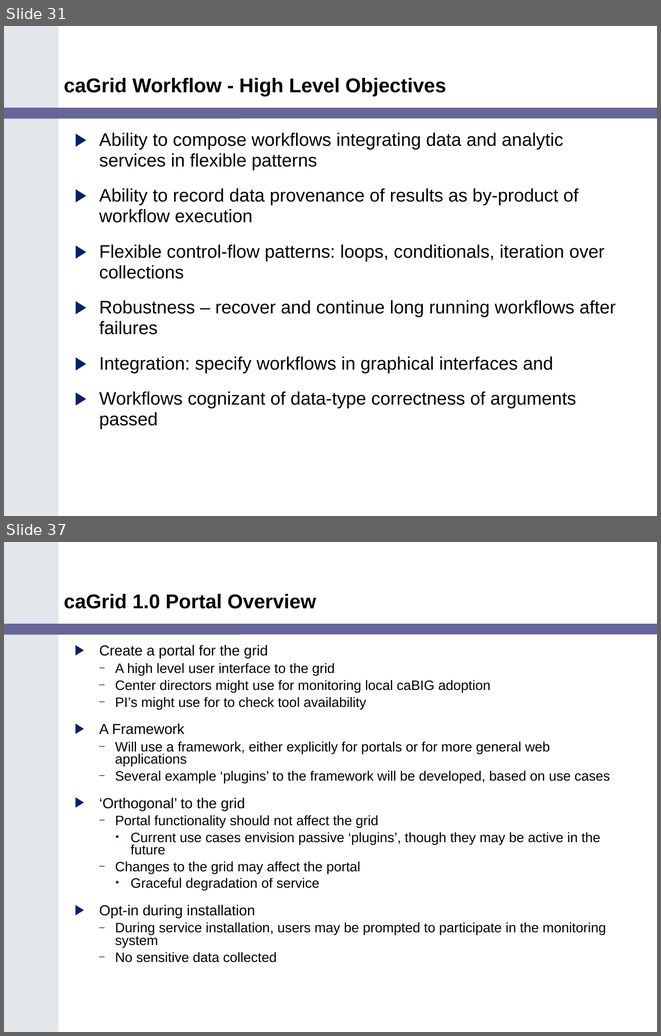
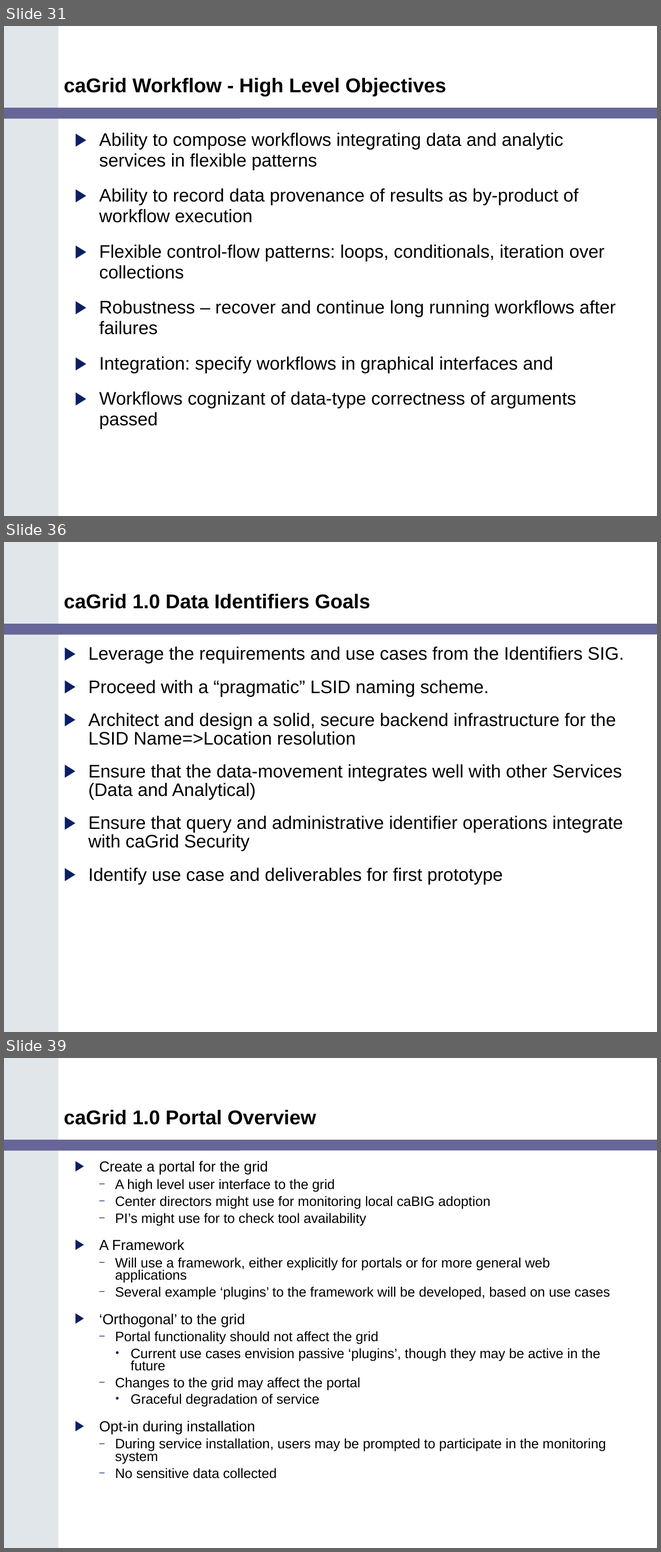
Before and after one commit to NCIP/cagrid-docs, a slide deck: presentations/200602_VCDE_ARCH/caGrid_Update_Arch_VCDE_Feb1.ppt. Shown one above the other, each under a label of ours: slides 31 and 37 before the commit, slides 31, 36 and 39 after it; the slides between them are not shown. The pictures are 661x1036 and 661x1552 pixels, drawn with LibreOffice and Linux fonts; fonts in the diff are those of the drawing; background and template pictures are left out. Boxes give left, top, right and bottom in pixels: in the first picture for what was removed or moved away, otherwise in the second. Text is boxed around its words. In the diff, an @@ line names an element or a change of style, - is before the commit and + after.

```diff
--- a/presentations/200602_VCDE_ARCH/caGrid_Update_Arch_VCDE_Feb1.ppt
+++ b/presentations/200602_VCDE_ARCH/caGrid_Update_Arch_VCDE_Feb1.ppt
@@ slide 36 added at (4, 542, 657, 1032), background #FFFFFF; not listed: 2 template elements that a slide beside it also shows @@
@@ title added at (64, 593, 370, 609), 22 pt, text #000000, bold @@
+caGrid 1.0 Data Identifiers Goals
@@ text added at (88, 646, 624, 884), 20 pt, text #000000 @@
+▶ Leverage the requirements and use cases from the Identifiers SIG.
+▶ Proceed with a “pragmatic” LSID naming scheme.
+▶ Architect and design a solid, secure backend infrastructure for the LSID Name=>Location resolution
+▶ Ensure that the data-movement integrates well with other Services (Data and Analytical)
+▶ Ensure that query and administrative identifier operations integrate with caGrid Security
+▶ Identify use case and deliverables for first prototype
@@ what was slide 37 is now slide 39 @@
```
Also in this commit, not shown: 7 slides changed, 2 other slides added, 1 slide removed.
